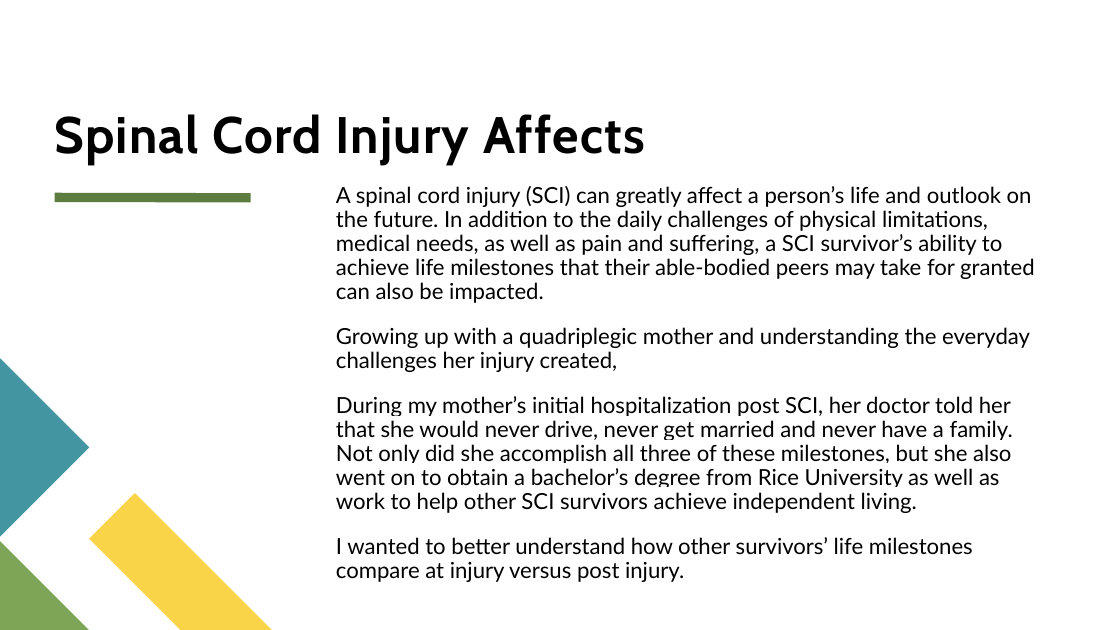
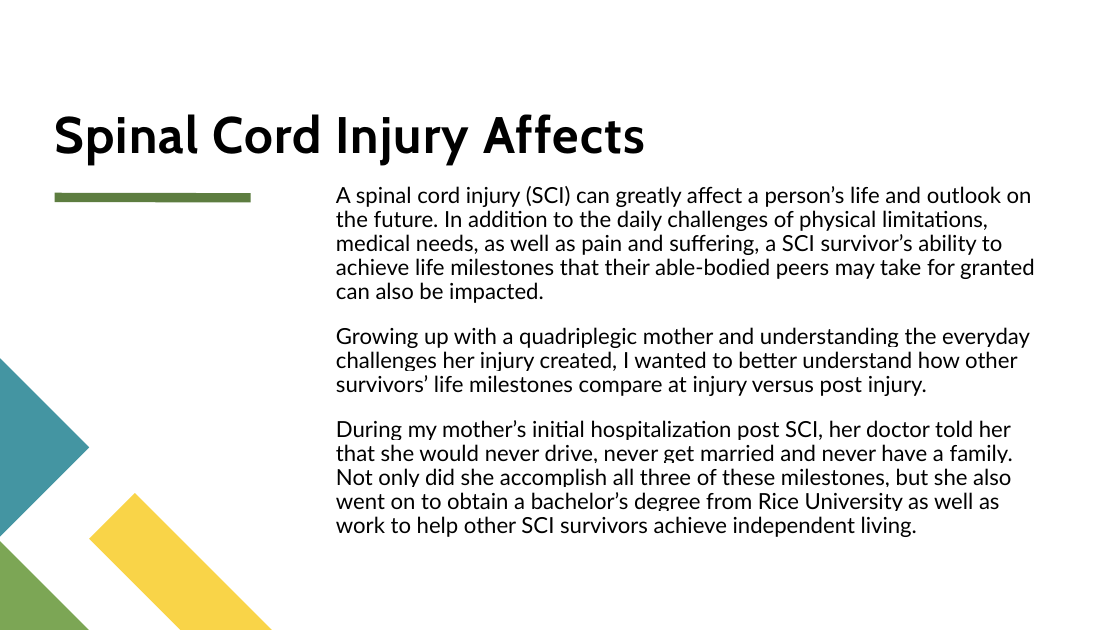
Before and after one commit to DanielMoralesII/Capstone, a slide deck: slide 2 of ppt/sci.pptx. Drawn at 1120x630 pixels with LibreOffice and Linux fonts; fonts in the diff are those of the drawing. Boxes give left, top, right and bottom in pixels: in the first picture for what was removed or moved away, otherwise in the second. Text is boxed around its words. In the diff, an @@ line names an element or a change of style, - is before the commit and + after.

```diff
--- a/ppt/sci.pptx
+++ b/ppt/sci.pptx
@@ text at (336, 327, 1030, 396): text changed @@
-Growing up with a quadriplegic mother and understanding the everyday challenges her injury created,
+Growing up with a quadriplegic mother and understanding the everyday challenges her injury created, I wanted to better understand how other survivors’ life milestones compare at injury versus post injury.
@@ text at (336, 537, 973, 582): paragraph removed @@
-I wanted to better understand how other survivors’ life milestones compare at injury versus post injury.
```
Also in this commit, not shown: 1 other file.
